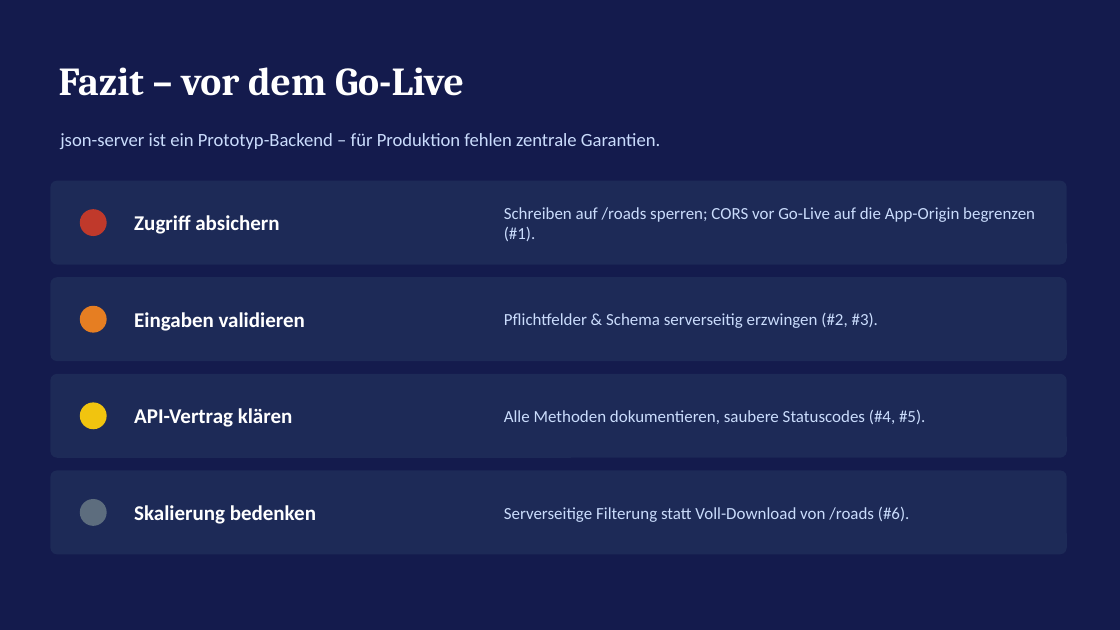
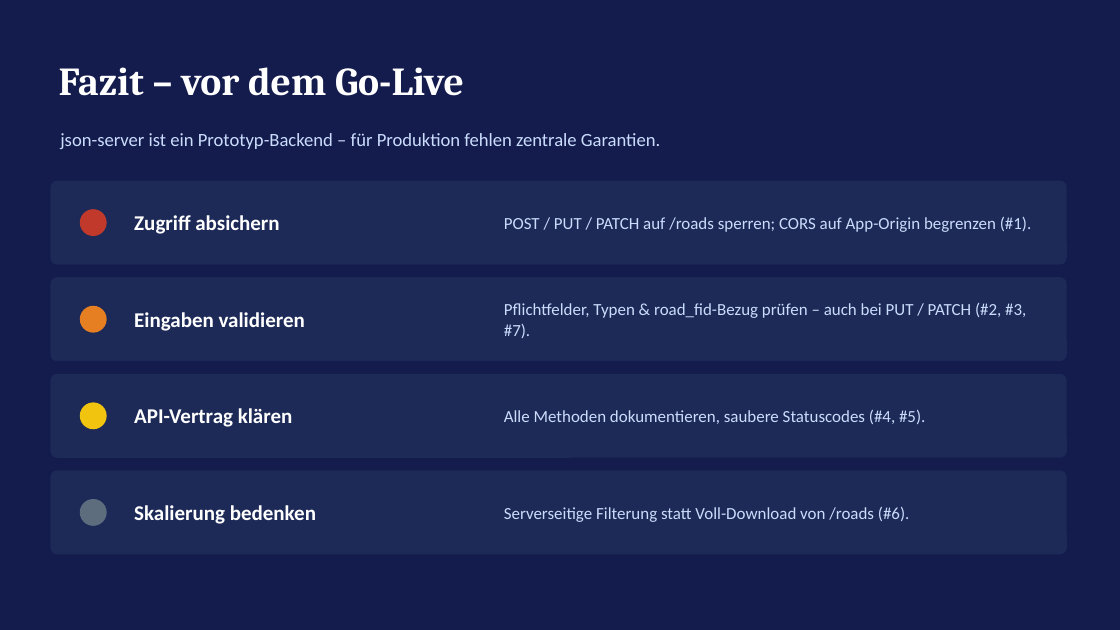
Before and after one commit to emrebaser94/edgital, a slide deck: slide 10 of api-tests/road-overview-api-findings.pptx (slide 9 before the commit). Drawn at 1120x630 pixels with LibreOffice and Linux fonts; fonts in the diff are those of the drawing. Boxes give left, top, right and bottom in pixels: in the first picture for what was removed or moved away, otherwise in the second. Text is boxed around its words. In the diff, an @@ line names an element or a change of style, - is before the commit and + after.

Commit message:
API tests: cover more validation gaps and writes to /roads
- collection: [DEFECT #2] empty title, string road_fid and unknown
  road_fid; [DEFECT #7] PUT {} and PATCH with an empty title (all
  self-cleaning); the duplicate-id and PUT tests use roads that exist
- report.html regenerated against the original API: 40 requests,
  81 assertions, 9 red [DEFECT #n]
- findings deck: new finding #7, PUT/PATCH /roads under #1 (manual,
  destructive), "Was funktioniert" names the endpoints
- README: counts, findings and defect tables

```diff
--- a/api-tests/road-overview-api-findings.pptx
+++ b/api-tests/road-overview-api-findings.pptx
@@ text at <box>504,217,1032,232</box>: text changed @@
-Schreiben auf /roads sperren; CORS vor Go-Live auf die App-Origin begrenzen (#1).
+POST / PUT / PATCH auf /roads sperren; CORS auf App-Origin begrenzen (#1).
@@ text at <box>504,303,1026,338</box>: text changed @@
-Pflichtfelder & Schema serverseitig erzwingen (#2, #3).
+Pflichtfelder, Typen & road_fid-Bezug prüfen – auch bei PUT / PATCH (#2, #3, #7).
```
Also in this commit, not shown: 7 other slides changed, 1 slide added, 3 other files.
